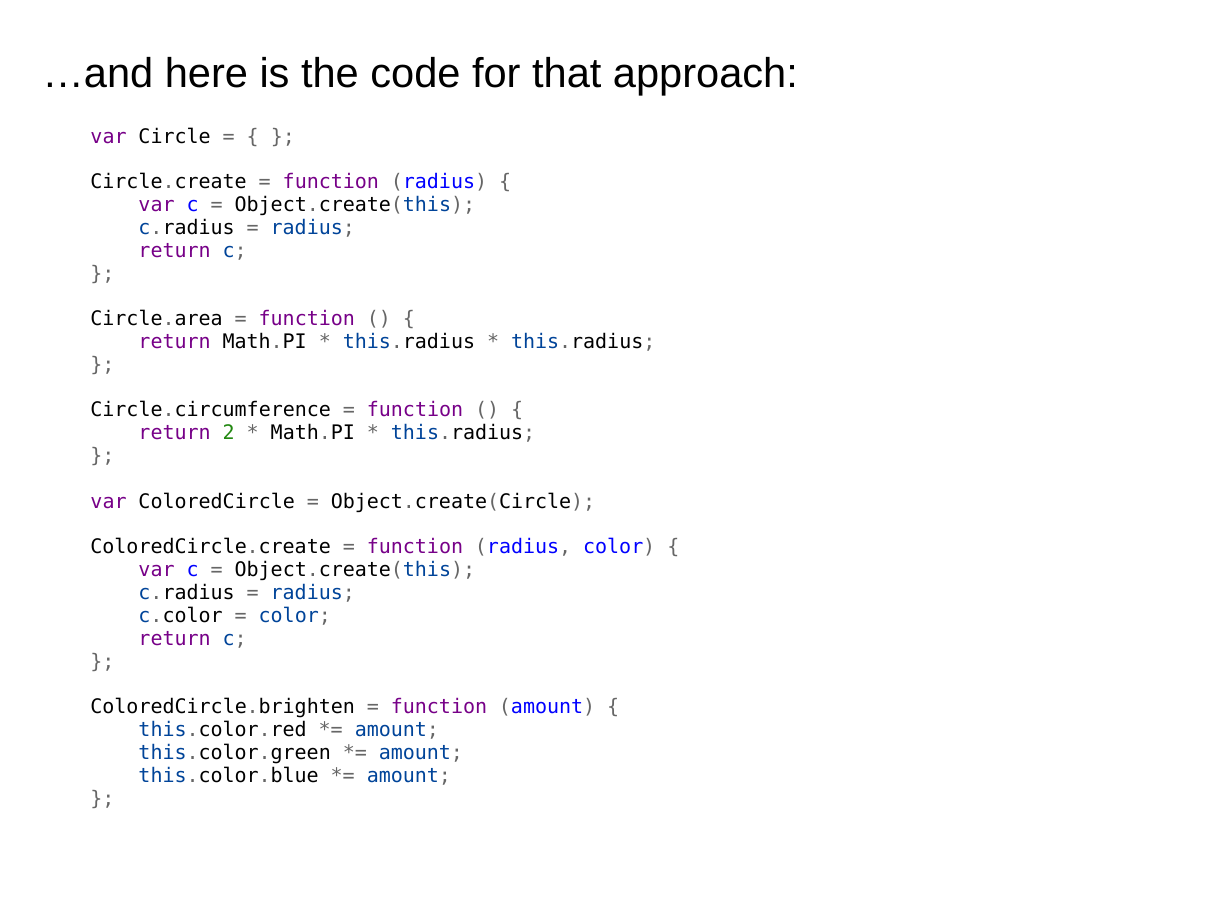
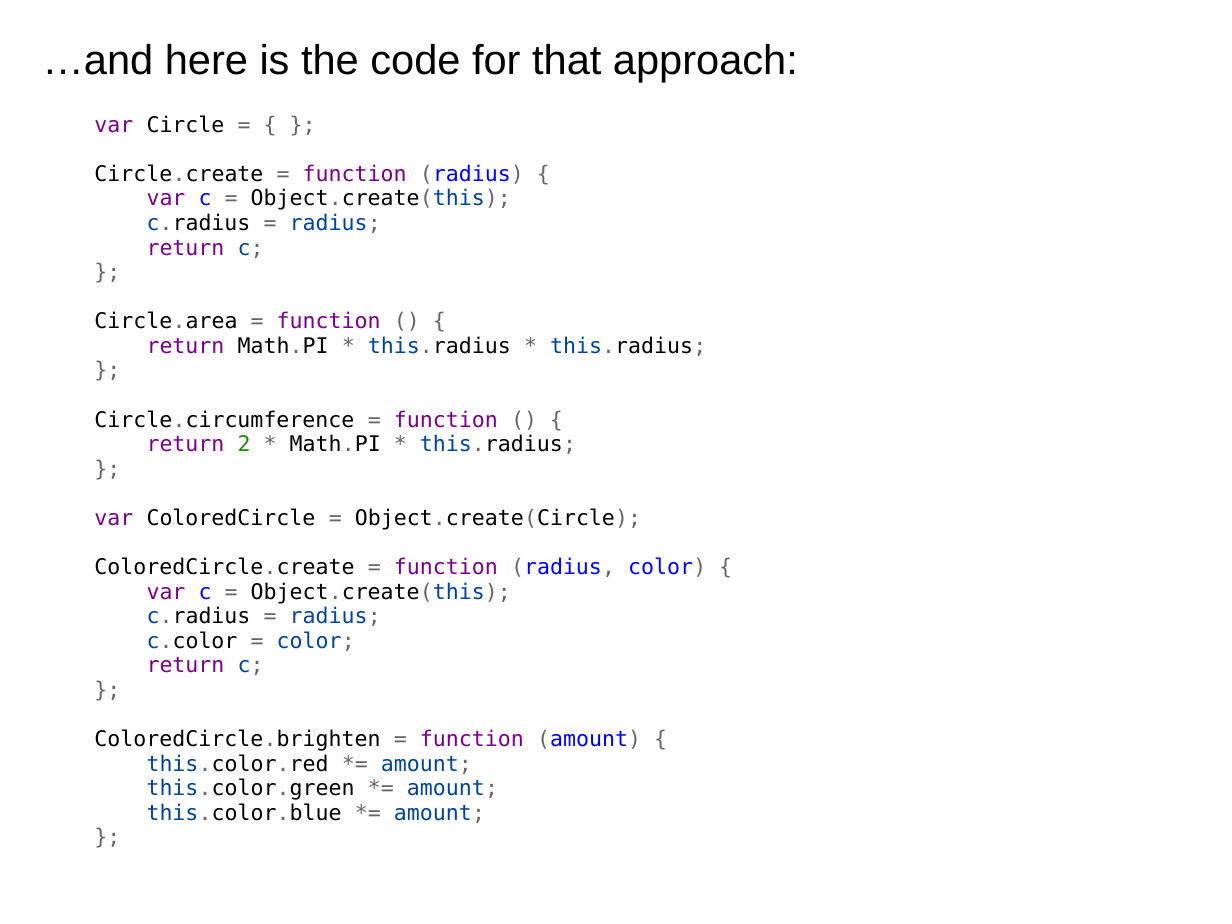
Before and after one commit to dondi/javascript-book, a slide deck: slide 18 of presentations/Chapter_7_Presentation.ppt. Drawn at 1232x924 pixels with LibreOffice and Linux fonts; fonts in the diff are those of the drawing; background and template pictures are left out. Boxes give left, top, right and bottom in pixels: in the first picture for what was removed or moved away, otherwise in the second. Text is boxed around its words. In the diff, an @@ line names an element or a change of style, - is before the commit and + after.

```diff
--- a/presentations/Chapter_7_Presentation.ppt
+++ b/presentations/Chapter_7_Presentation.ppt
@@ text "…and here is the code ...": place and size @@
-text "…and here is the code ..." at box(42, 57, 798, 785)
+text "…and here is the code ..." at box(42, 44, 798, 823)
@@ text at box(94, 115, 706, 823): size 13 to 14 pt @@
```
Also in this commit, not shown: 15 other slides changed, 2 other files.
